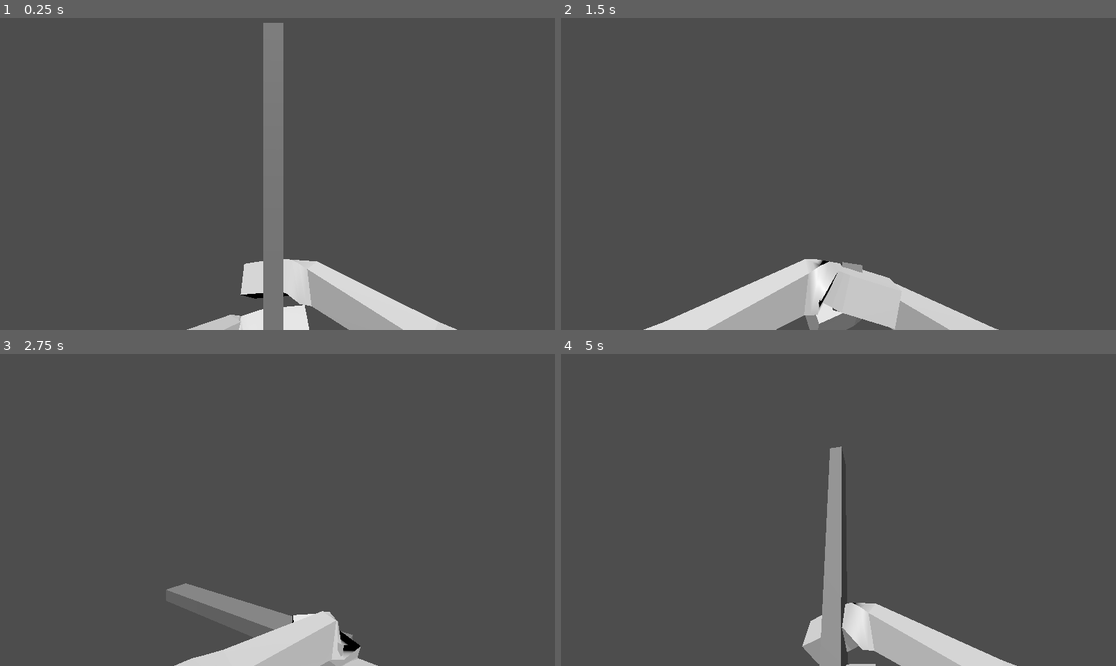
Above: before the commit, frames 1-4 (two rows, left to right).
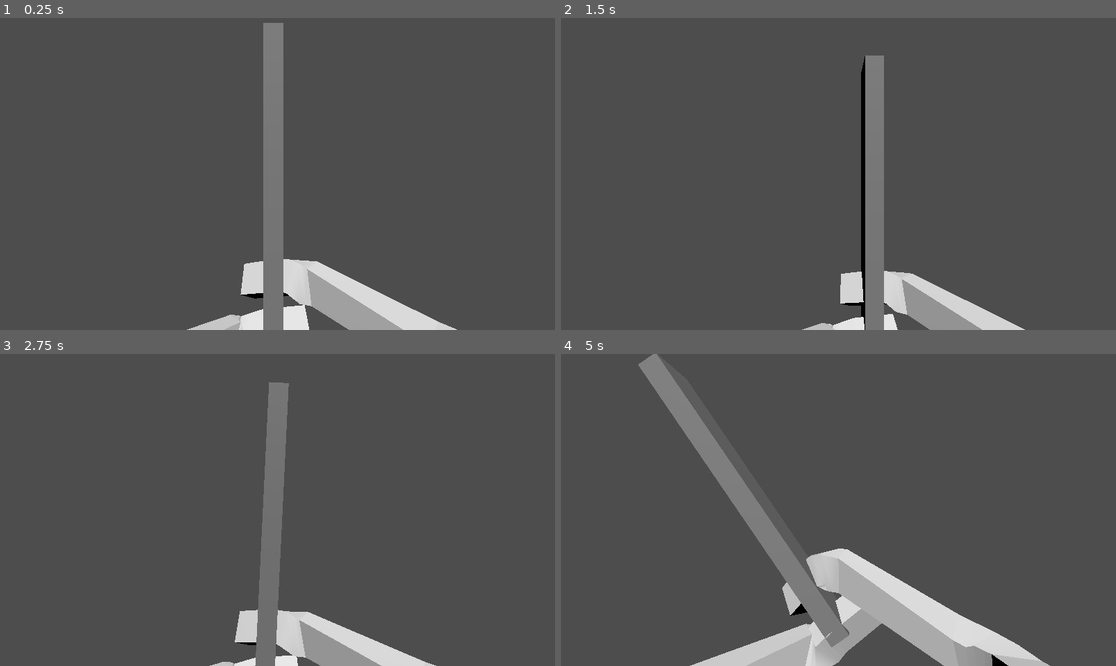
Above: after the commit, the same moments.

Repository: MoustachedMamba/Zarg
Game: Godot game, scene res://testscene.tscn
Two runs of this game, one before a commit and one after it. Both use one fixed random seed, a clock stepped at 60 frames per second and the inputs below.
Inputs (mouse positions are in pixels of both pictures, inside the frame that each line leads up to):
- Up to frame 1 (0.25 s): no input
- Up to frame 2 (1.5 s): tap Enter at 0.5 s; move the mouse to (866, 174) at 0.52 s; press the mouse at (866, 174) at 0.53 s; hold W (Forward) from 0.53 s (still down); tap Space (Jump) at 0.77 s; right-click (866, 174) at 0.8 s; move the mouse to (810, 174) at 1.27 s; release the mouse at (810, 174) at 1.28 s; right-click (810, 174) at 1.35 s
- Up to frame 3 (2.75 s): keep holding W (Forward); tap Space (Jump) at 1.52 s; click (249, 510) at 1.55 s; move the mouse to (288, 503) at 2.02 s; press the mouse at (288, 503) at 2.03 s; right-click (288, 503) at 2.3 s
- Up to frame 4 (5 s): keep holding W (Forward); move the mouse to (832, 516) at 2.77 s; release the mouse at (832, 516) at 2.78 s; right-click (832, 516) at 2.85 s; tap Space (Jump) at 3.02, 3.77, 4.52 s; click (832, 516) at 3.05 s; move the mouse to (877, 513) at 3.52 s; hold Ctrl (Crouch) 3.53-4.28 s; right-click (877, 513) at 3.8 s; move the mouse to (794, 506) at 4.27 s; tap Shift (Sprint) at 4.35 s; click (794, 506) at 4.55 s

The runs differ from the first frame. In frame 1, less than 0.1% of the frame differs, in the area x 74-75%, y 93-94%; in frame 2, 11%; in frame 3, 7.0%; in frame 4, 14%, in the area x 13-89%, y 0-100%.

Commit message:
head sway and stuff
aboba

Diff:
--- a/char_ctrlr.gd
+++ b/char_ctrlr.gd
@@ -36,6 +36,10 @@
 var attack_hold_dir = 0
 var attack_power = 0
 var state = "normal"
+var attack_start_transform
+var angle_from_speed
+
+
 func _ready():
 	start_pos = position
 	Input.set_mouse_mode(Input.MOUSE_MODE_CAPTURED)
@@ -82,13 +86,20 @@
 
 
 func _process(delta):
+	print(state)
 	if is_on_floor():
 		head_bob_timer += delta*velocity.length()*bob_fr
 	headbob.position.y = sin(head_bob_timer)*clamp(current_speed,3.0,5.0)*bob_amp
 	vert_offset = lerp(vert_offset,clamp(velocity.y,-10.0,6)*0.07,delta*4.0)
 	headbob.position.y += vert_offset*1.6
-
-	headbob.rotation_degrees.x = vert_offset*9
+	#headbob.rotation_degrees.x = vert_offset*9
+	var target_basis = head.basis
+	var horizontal_vel = Vector3(velocity.x,0,velocity.z)
+	if horizontal_vel:
+		var axis = horizontal_vel.rotated(Vector3(0,1,0), PI/2)
+		var localaxis =  (axis * basis).normalized()
+		target_basis = head.basis.rotated(localaxis,horizontal_vel.length()*0.01)
+	headbob.basis = headbob.basis.slerp(target_basis,1)
 	handlehands(delta)
 
 
@@ -117,27 +128,19 @@
 		crouch_input = false
 		crouched = is_under_smth()
 	if event.is_action_pressed("AttackLeft") and state == "normal":
+		attack_start_transform = handtarget.transform
 		attack_hold_dir = 1
 		$WindupTimer.start()
 		state = "windup"
 	if event.is_action_pressed("AttackRight") and state == "normal":
+		attack_start_transform = handtarget.transform
 		attack_hold_dir = -1
 		$WindupTimer.start()
 		state = "windup"
-	if event.is_action_released("AttackLeft") :
-		attack_hold_dir = 0
-		attack_power = -1*(0.2+(($WindupTimer.wait_time - $WindupTimer.time_left)/$WindupTimer.wait_time)*0.8)
-		$AttackTimer.wait_time = abs(attack_power)
-		$AttackTimer.start()
-		$WindupTimer.stop()
-		state = "attacking"
-	if event.is_action_released("AttackRight"):
-		attack_hold_dir = 0
-		attack_power = (0.2+(($WindupTimer.wait_time - $WindupTimer.time_left)/$WindupTimer.wait_time)*0.8)
-		$AttackTimer.wait_time = 0.3 + (attack_power-0.2)*0.3
-		$AttackTimer.start()
-		$WindupTimer.stop()
-		state = "attacking"
+	if  state == "windup" and (event.is_action_released("AttackRight") or event.is_action_released("AttackLeft")):
+		if ($WindupTimer.wait_time - $WindupTimer.time_left)/$WindupTimer.wait_time < 0.4:
+			state = "add_windup"
+		else: begin_attack(attack_hold_dir*-1)
 
 func get_crouch(delta : float, crouching = false):
 	var target_height : float = crouch_height if crouching else stand_height
@@ -173,7 +176,7 @@
 
 func handlehands(delta):
 	var target_rot = Quaternion(handtarget.basis.orthonormalized())
-	var current_rot = Quaternion(handtarget.basis.orthonormalized())
+	var inteerp_start_rot = Quaternion(handtarget.basis.orthonormalized())
 	var centerbasis = $head/headbobcentre/hand_temp.basis.rotated(Vector3(0, 1, 0),PI).orthonormalized()
 	var progress = 0
 	if($head/headbobcentre/hand_temp/RayCast3D.is_colliding()):
@@ -185,19 +188,26 @@
 		handtarget.position = lerp(handtarget.position, handpos+Vector3(sin(head_bob_timer/2)*0.8,sin(head_bob_timer)*0.3,sin(head_bob_timer)*0.3),delta*4)
 		target_rot = Quaternion(centerbasis.rotated(Vector3(0, 0, 1),sin(head_bob_timer/2)*0.1).orthonormalized())
 		progress = 1-$AttackTimer.time_left / $AttackTimer.wait_time
-	elif state == "windup":
-		handpos.x += (1 - $WindupTimer.time_left/$WindupTimer.wait_time) * attack_hold_dir * 2
-		handpos.z -= (1 - $WindupTimer.time_left/$WindupTimer.wait_time) * 1
-		handpos.y += (1 - $WindupTimer.time_left/$WindupTimer.wait_time) * 1
-		target_rot = Quaternion(centerbasis.rotated(Vector3(0, 0, 1),-0.4*attack_hold_dir).orthonormalized())
-		handtarget.position = lerp(handtarget.position, handpos,delta*10)
-		progress = pow(1-$WindupTimer.time_left/$WindupTimer.wait_time, 2.0)
+	elif state == "windup" or state == "add_windup":
+		progress = 1-$WindupTimer.time_left/$WindupTimer.wait_time
+		progress = pow(progress, 0.6)
+		handpos.x += progress * attack_hold_dir * 2
+		handpos.z -= progress * 1
+		handpos.y += progress * 1
+		inteerp_start_rot = Quaternion(attack_start_transform.basis.orthonormalized())
+		target_rot = Quaternion(centerbasis.rotated(Vector3(0, 0, 1),-1.0*attack_hold_dir).orthonormalized())
+		handtarget.position = lerp(handtarget.position, handpos, delta*4)
+		if  state == "add_windup" and ($WindupTimer.wait_time - $WindupTimer.time_left)/$WindupTimer.wait_time >= 0.4:
+			begin_attack(attack_hold_dir*-1)
 	elif state == "attacking":
-		progress = 1-$AttackTimer.time_left / $AttackTimer.wait_time
-		#handpos.x += attack_power*2
+		progress = 1 - $AttackTimer.time_left / $AttackTimer.wait_time
+		progress = pow(progress, 1.3)
+		handpos.x += attack_power*2
 		handpos.z += abs(attack_power)*0.5
 		handpos.y -= abs(attack_power)*1
-		handtarget.position = lerp(handtarget.position, handpos,delta*10)
+		handtarget.position = (handpos - attack_start_transform.origin)*progress + attack_start_transform.origin
+		inteerp_start_rot = Quaternion(attack_start_transform.basis.orthonormalized())
+		#handtarget.position = lerp(handtarget.position, handpos,delta*10)
 		centerbasis = centerbasis.rotated(Vector3(0, 1, 0),PI/2*attack_power).orthonormalized()
 		centerbasis = centerbasis.rotated(Vector3(1, 0, 0),PI/2).orthonormalized()
 		#-0.3*(1.0 - abs(attack_power))
@@ -207,13 +217,23 @@
 			$AttackTimer.wait_time/=1.3
 			$AttackTimer.start()
 	elif state == "recovery":
-		handtarget.position = lerp(handtarget.position, handpos,delta*2)
+		handtarget.position = lerp(handtarget.position, handpos,delta*3)
 		target_rot = Quaternion(centerbasis)
-		if (handtarget.position-handpos).length() < 1:
+		if (handtarget.position-handpos).length() < 0.5:
 			state = "normal"
 		progress = 1-$AttackTimer.time_left / $AttackTimer.wait_time
-	current_rot = current_rot.normalized()
+	inteerp_start_rot = inteerp_start_rot.normalized()
 	target_rot = target_rot.normalized()
-	handtarget.basis = Basis(current_rot.slerp(target_rot,progress))
+	handtarget.basis = Basis(inteerp_start_rot.slerp(target_rot,progress))
 	#handtarget.basis = Basis(target_rot)
 	handtarget.transform = handtarget.transform.orthonormalized()
+
+func begin_attack(dir):
+	attack_start_transform = handtarget.transform
+	attack_hold_dir = 0
+	attack_power = (0.2+(($WindupTimer.wait_time - $WindupTimer.time_left)/$WindupTimer.wait_time)*0.8)
+	attack_power *= dir
+	$AttackTimer.wait_time = 0.2 + (abs(attack_power)-0.2)*0.3
+	$AttackTimer.start()
+	$WindupTimer.stop()
+	state = "attacking"
